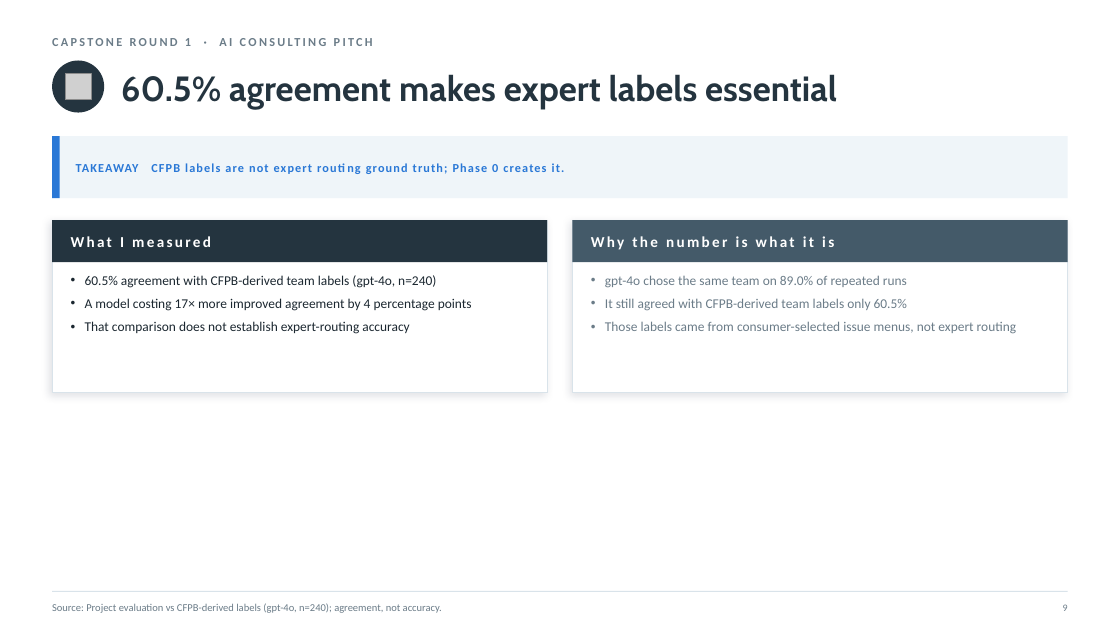
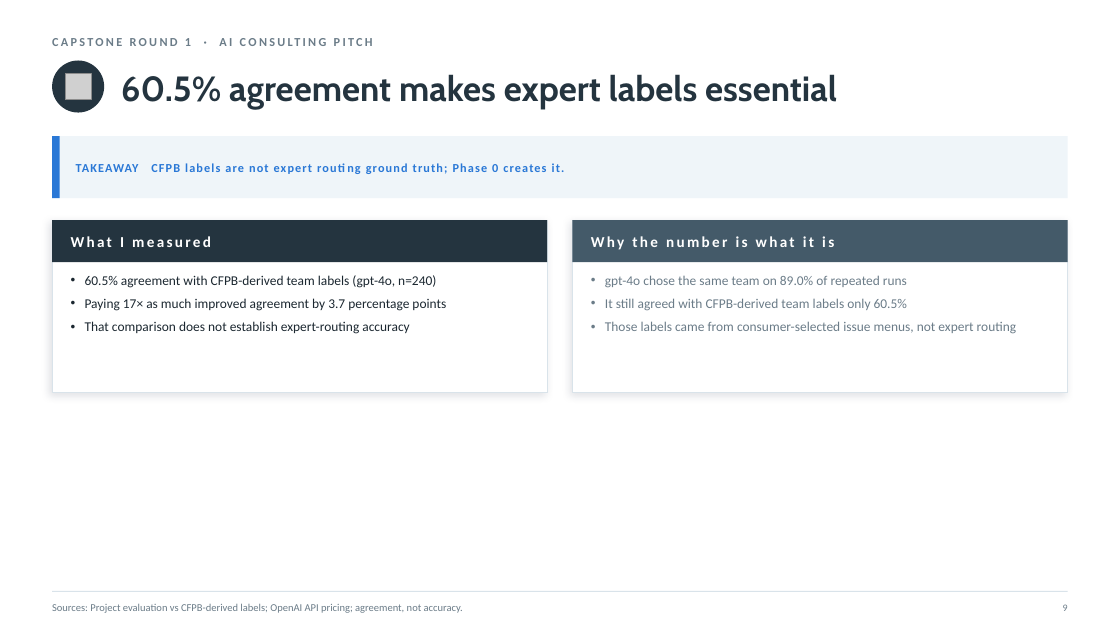
Before and after one commit to nyelugo/PROJECT-Capstone-AI-Consulting, a slide deck: slide 11 of presentation/round1_pitch.pptx. Drawn at 1120x630 pixels with LibreOffice and Linux fonts; fonts in the diff are those of the drawing; grey boxes stand for pictures. Boxes give left, top, right and bottom in pixels: in the first picture for what was removed or moved away, otherwise in the second. Text is boxed around its words. In the diff, an @@ line names an element or a change of style, - is before the commit and + after.

Commit message:
Harden Round 1 controls and pricing evidence

```diff
--- a/presentation/round1_pitch.pptx
+++ b/presentation/round1_pitch.pptx
@@ text at [85, 298, 446, 311]: text changed @@
-• A model costing 17× more improved agreement by 4 percentage points
+• Paying 17× as much improved agreement by 3.7 percentage points
@@ text at [52, 604, 463, 613]: text changed @@
-Source: Project evaluation vs CFPB-derived labels (gpt-4o, n=240); agreement, not accuracy.
+Sources: Project evaluation vs CFPB-derived labels; OpenAI API pricing; agreement, not accuracy.
```
Also in this commit, not shown: 2 other slides changed, 7 other files.
